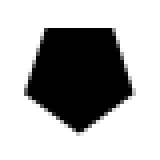
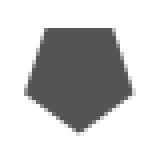
Two versions of the same layered image (160 × 160). Layer-by-layer changes:
painted on "Shape 1" over [24, 28, 136, 136]
